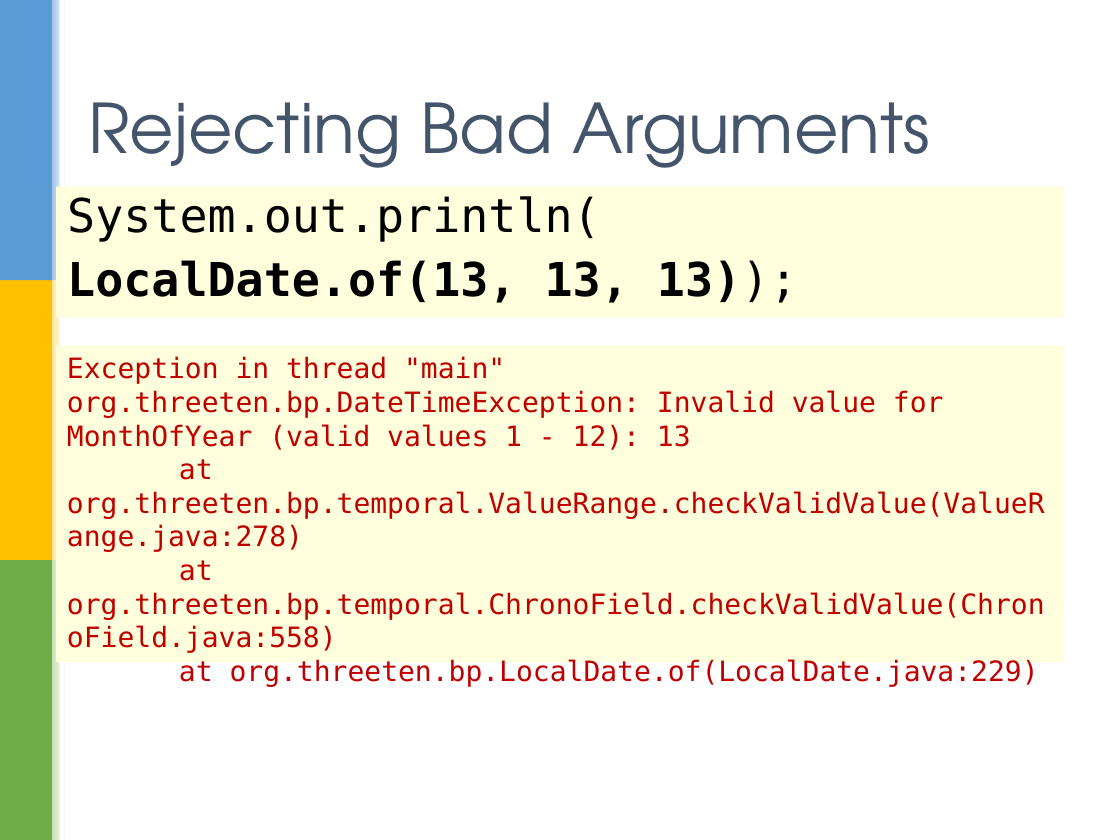
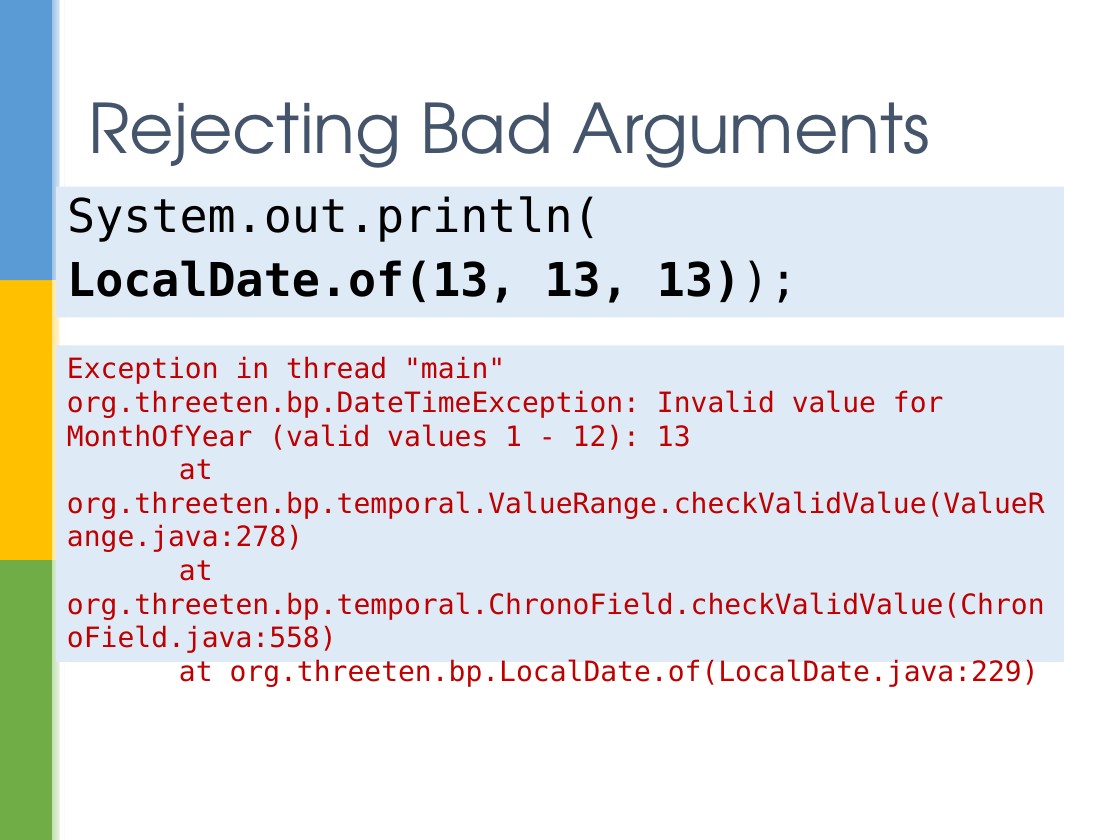
Before and after one commit to sualeh/make-a-date, a slide deck: slide 12 of Java 8 Date and Time API.pptx. Drawn at 1120x840 pixels with LibreOffice and Linux fonts; fonts in the diff are those of the drawing; background and template pictures are left out. Boxes give left, top, right and bottom in pixels: in the first picture for what was removed or moved away, otherwise in the second. Text is boxed around its words. In the diff, an @@ line names an element or a change of style, - is before the commit and + after.

```diff
--- a/Java 8 Date and Time API.pptx
+++ b/Java 8 Date and Time API.pptx
@@ text "System.out.println(" at [56, 187, 1064, 318]: fill #FFFFDD to #DEEBF7 @@
@@ rectangle "Exception in thread "main" org.threeten.bp.DateTimeException ..." at [56, 345, 1064, 662]: fill #FFFFDD to #DEEBF7 @@
```
Also in this commit, not shown: 7 other slides changed.
